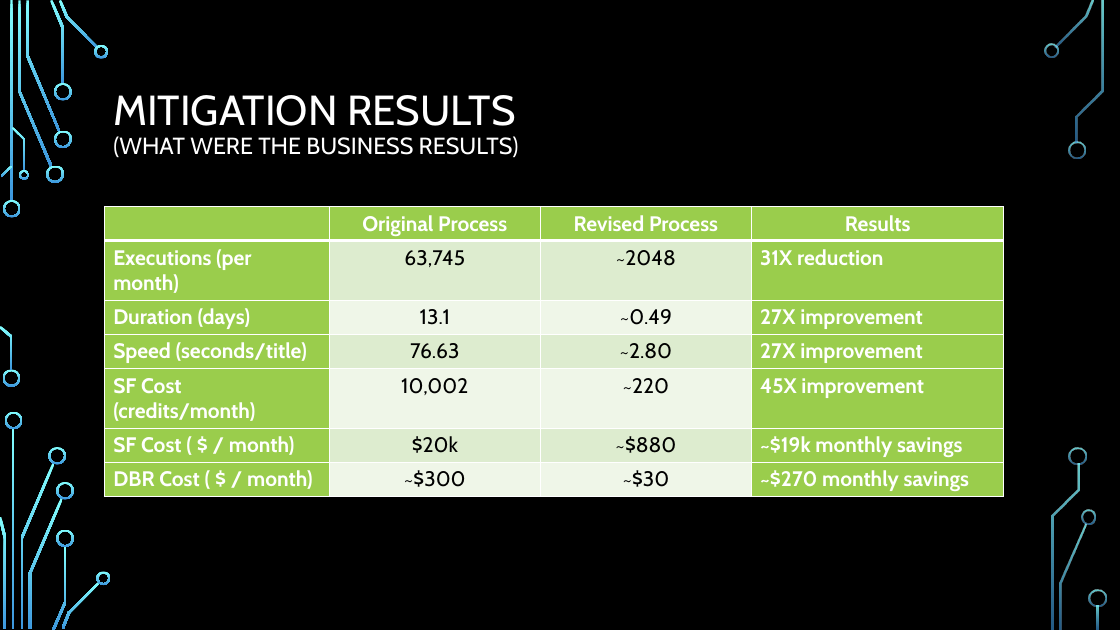
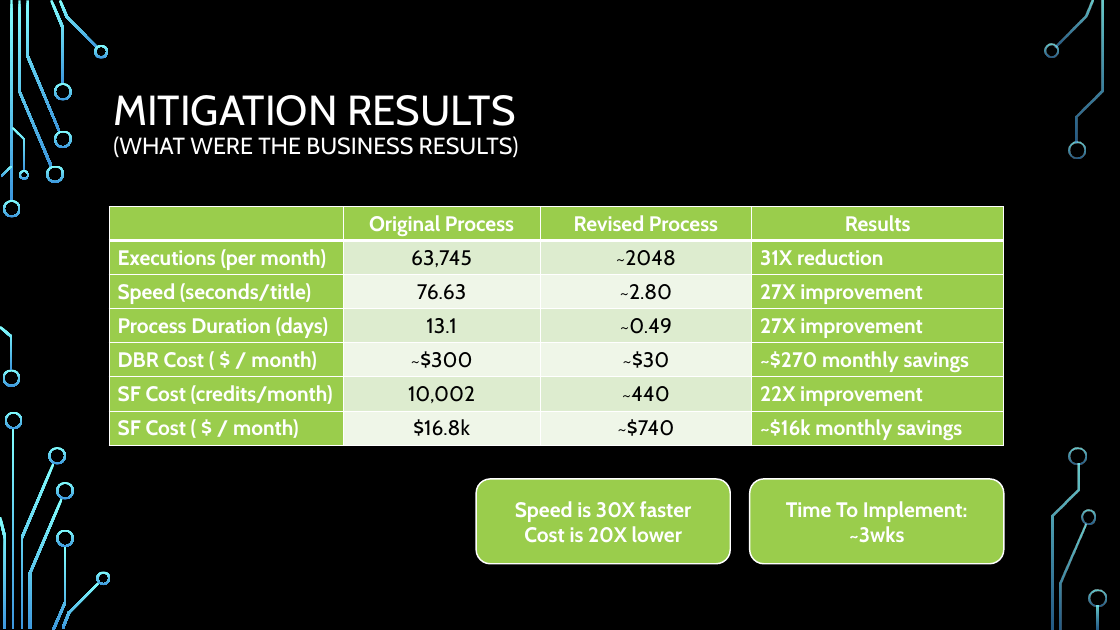
Before and after one commit to GitKlip/portfolio, a slide deck: slide 7 of disney/SnowflakeOptimization-CrossoverTitles.pptx (slide 6 before the commit). Drawn at 1120x630 pixels with LibreOffice and Linux fonts; fonts in the diff are those of the drawing; background and template pictures are left out. Boxes give left, top, right and bottom in pixels: in the first picture for what was removed or moved away, otherwise in the second. Text is boxed around its words. In the diff, an @@ line names an element or a change of style, - is before the commit and + after.

```diff
--- a/disney/SnowflakeOptimization-CrossoverTitles.pptx
+++ b/disney/SnowflakeOptimization-CrossoverTitles.pptx
@@ table at bbox=[109, 207, 1004, 445] @@
-row 3: Duration (days) | 13.1 | ~0.49 | 27X improvement
-row 5: SF Cost (credits/month) | 10,002 | ~220 | 45X improvement
-row 6: SF Cost ( $ / month) | $20k | ~$880 | ~$19k monthly savings
+row 4: Process Duration (days) | 13.1 | ~0.49 | 27X improvement
+row 6: SF Cost (credits/month) | 10,002 | ~440 | 22X improvement
+row 7: SF Cost ( $ / month) | $16.8k | ~$740 | ~$16k monthly savings
@@ table: place and size @@
-table at bbox=[105, 207, 1005, 495]
+table at bbox=[109, 207, 1004, 445]
@@ rounded rectangle added at bbox=[476, 479, 730, 564], fill #9ACD4C, outline #FFFFFF 1.25 pt, 18 pt, text #FFFFFF, bold @@
+Speed is 30X faster
+Cost is 20X lower
@@ rounded rectangle added at bbox=[750, 479, 1004, 564], fill #9ACD4C, outline #FFFFFF 1.25 pt, 18 pt, text #FFFFFF, bold @@
+Time To Implement: ~3wks
```
Also in this commit, not shown: 6 other slides changed, 2 slides added, 1 slide removed, 5 other files.
